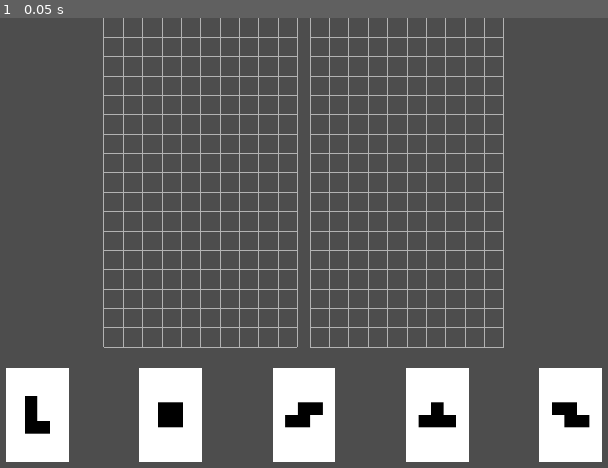
Above: before the commit, frame 1.
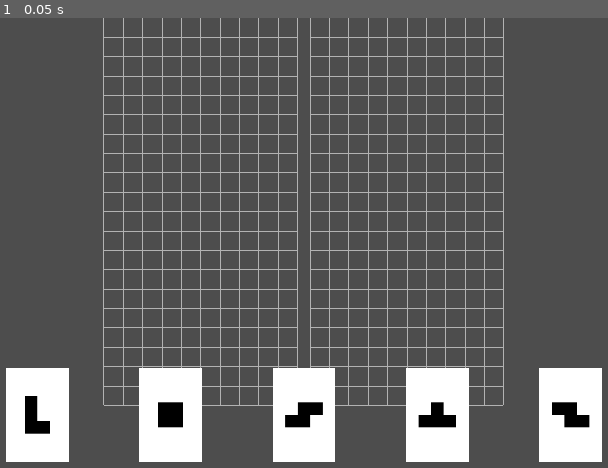
Above: after the commit, the same moment.

Repository: dBinet/SquirrelAttack
Game: Godot game, scene res://scenes/Main.tscn
Two runs of this game, one before a commit and one after it. Both use one fixed random seed, a clock stepped at 60 frames per second and the inputs below.
Inputs:
- Up to frame 1 (0.05 s): no input

The runs differ from the first frame. In frame 1, 0.6% of the frame differs, in the area x 16-83%, y 73-87%.

Commit message:
Draw full grid to prevent placement outside

Diff:
--- a/scripts/Grid.gd
+++ b/scripts/Grid.gd
@@ -31,14 +31,11 @@
 
 func _draw():
     var width := COLS * CELL_SIZE
-    # Stop vertical lines at the last horizontal line
-    var height := (ROWS - 3) * CELL_SIZE
+    var height := ROWS * CELL_SIZE
     var line_color := Color(0.7, 0.7, 0.7)
     for x in range(COLS + 1):
         draw_line(Vector2(x * CELL_SIZE, 0), Vector2(x * CELL_SIZE, height), line_color)
     for y in range(ROWS + 1):
-        if y == 0 or y >= ROWS - 2:
-            continue
         draw_line(Vector2(0, y * CELL_SIZE), Vector2(width, y * CELL_SIZE), line_color)
     var fill_color := Color(0, 0, 0)
     for x in range(COLS):
